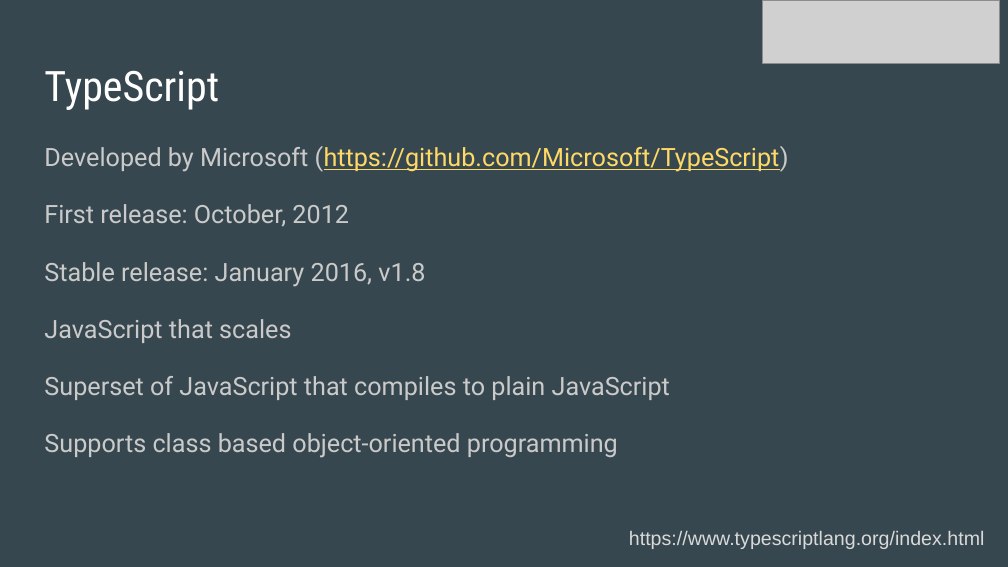
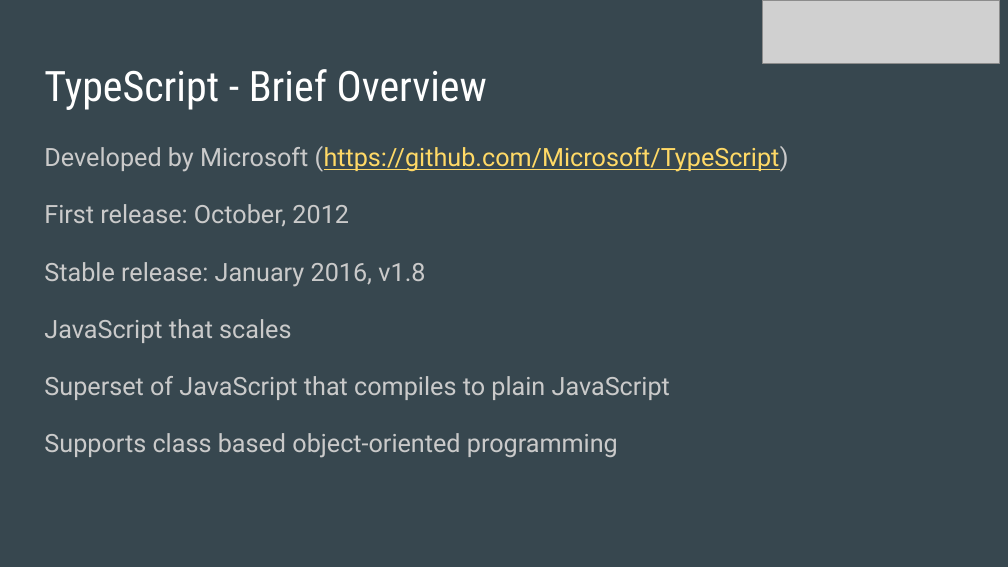
Before and after one commit to luthramanisha/angular2-tour, a slide deck: slide 16 of angular2-tour/ppt/AngularJS.pptx. Drawn at 1008x567 pixels with LibreOffice and Linux fonts; fonts in the diff are those of the drawing; grey boxes stand for pictures. Boxes give left, top, right and bottom in pixels: in the first picture for what was removed or moved away, otherwise in the second. Text is boxed around its words. In the diff, an @@ line names an element or a change of style, - is before the commit and + after.

```diff
--- a/angular2-tour/ppt/AngularJS.pptx
+++ b/angular2-tour/ppt/AngularJS.pptx
@@ title at box(44, 69, 487, 110): text changed @@
-TypeScript
+TypeScript - Brief Overview
@@ text removed at box(629, 531, 985, 549) @@
-https://www.typescriptlang.org/index.html
```
Also in this commit, not shown: 8 other slides changed, 1 slide added, 3 other files.
